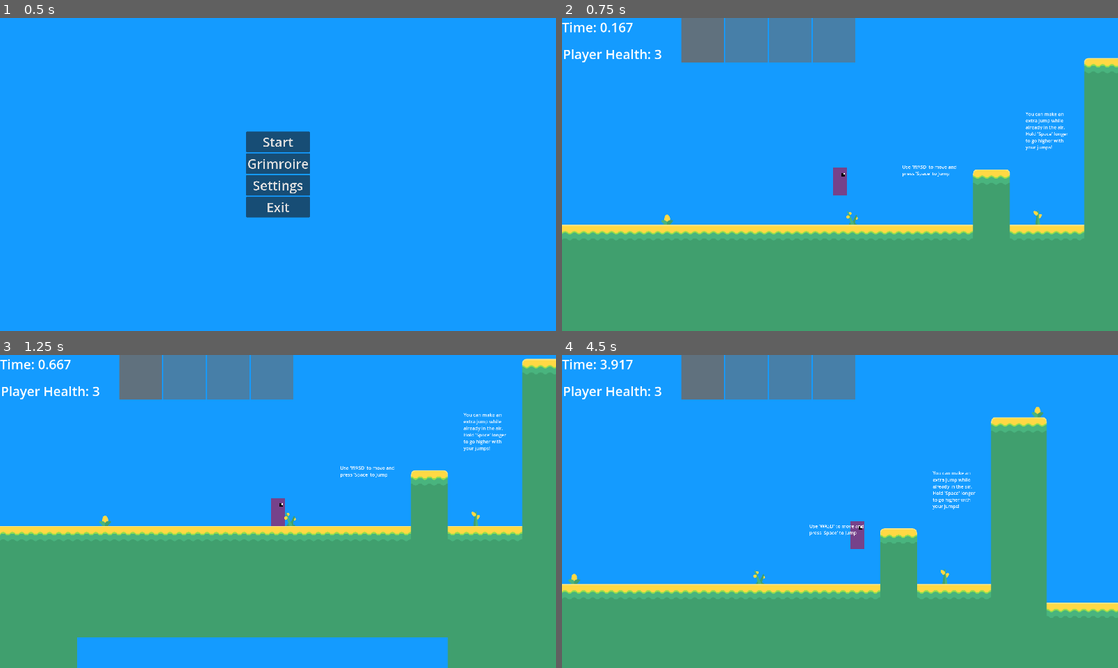
Above: before the commit, frames 1-4 (two rows, left to right).
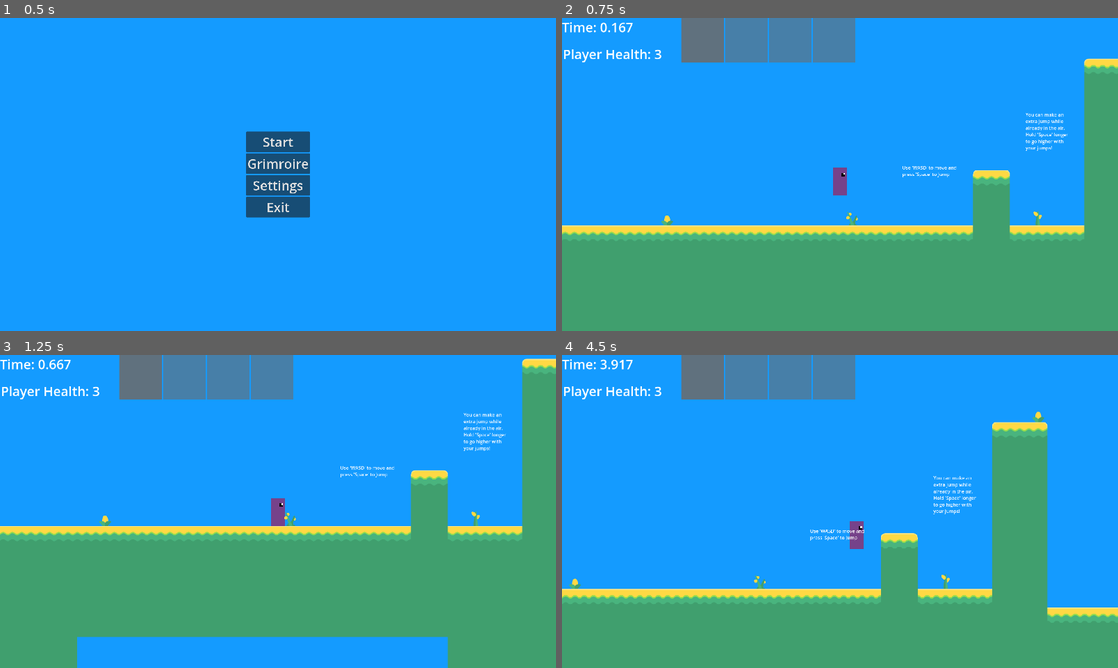
Above: after the commit, the same moments.

Repository: AidanCooper2003/AshenSkies
Game: Godot game, scene res://scenes/levels/main_menu.tscn
Same seed, same stepped clock (60 frames per second), same inputs: the game is played once before the commit and once after it.
Inputs (mouse positions are in pixels of both pictures, inside the frame that each line leads up to):
- Up to frame 1 (0.5 s): no input
- Up to frame 2 (0.75 s): click "Start" at 0.5 s
- Up to frame 3 (1.25 s): no input
- Up to frame 4 (4.5 s): tap Space (Jump) at 1.25, 1.52, 2, 2.27, 2.75, 3.5, 3.77, 4.25 s; move the mouse to (962, 495) at 1.27 s; press the mouse at (962, 495) at 1.28 s; hold D (Move Right) 1.28-2.78 s; move the mouse to (728, 527) at 2.02 s; release the mouse at (728, 527) at 2.03 s; right-click (728, 527) at 2.1 s; move the mouse to (895, 442) at 2.77 s; hold A (Move Left) 2.78-3.53 s; tap Mouse wheel down (SwapWeaponDown) at 2.85 s; move the mouse to (812, 574) at 3.52 s; hold D (Move Right) from 3.53 s (still down); tap Mouse wheel up (SwapWeaponUp) at 3.6 s; move the mouse to (1006, 558) at 4.27 s; hold E (Tertiary Fire) from 4.28 s (still down)

Frame 1 is identical in both runs. In frame 2, 1.7% of the frame differs, in the area x 0-100%, y 12-70%; in frame 3, 0.4%; in frame 4, 5.2%, in the area x 0-100%, y 16-84%.

Commit message:
Fixed resource odds

Diff:
--- a/project.godot
+++ b/project.godot
@@ -153,11 +153,6 @@
 2d_physics/layer_5="Ground"
 2d_physics/layer_6="Interactable"
 
-[physics]
-
-common/physics_ticks_per_second=240
-common/max_physics_steps_per_frame=32
-
 [rendering]
 
 textures/canvas_textures/default_texture_filter=0
--- a/scenes/levels/game.tscn
+++ b/scenes/levels/game.tscn
@@ -165,6 +165,7 @@
 
 Left click on the \"Projectile Essence\" on the left side of your inventory to add them to the crafting window. Then, press \"F\" to finish crafting!
 
+Note: Press \"R\" to return ingredients from crafting.
 "
 
 [node name="RichTextLabel4" type="RichTextLabel" parent="World/Tutorial Texts"]
@@ -176,10 +177,12 @@
 
 [node name="RichTextLabel5" type="RichTextLabel" parent="World/Tutorial Texts"]
 offset_left = -758.0
-offset_top = 1160.0
+offset_top = 1072.0
 offset_right = -432.0
 offset_bottom = 1213.0
-text = "Combining different ingredients gives different odds to get different weapons!"
+text = "Combining different ingredients gives different odds to get different weapons!
+
+Some weapons gives buffs instead of shooting projectiles."
 
 [node name="RichTextLabel6" type="RichTextLabel" parent="World/Tutorial Texts"]
 offset_left = 1751.0
--- a/scripts/entities/player/player.gd
+++ b/scripts/entities/player/player.gd
@@ -150,6 +150,7 @@
 func _reset_weapon_inventory_ui() -> void:
 	for i in range(_weapon_inventory_manager.weapon_inventory_size):
 		var weapon_name = _weapon_inventory_manager.get_weapon_name(i)
+		print(weapon_name)
 		EventBus.weapon_in_slot_changed.emit(i, weapon_name)
 		if weapon_name != "":
 			EventBus.durability_changed.emit(i, _weapon_inventory_manager.get_weapon_durability_percentage(i))
--- a/scripts/menu/menu_manager.gd
+++ b/scripts/menu/menu_manager.gd
@@ -54,7 +54,7 @@
 	if SaveManager.has_save_data("music_volume"):
 		$Settings/VBoxContainer/PanelContainer/Panel/VolumeSlider.value = SaveManager.retrieve_save_data("music_volume")
 	else:
-		$Settings/VBoxContainer/PanelContainer/Panel/VolumeSlider.value = 50
+		$Settings/VBoxContainer/PanelContainer/Panel/VolumeSlider.value = 10
 
 func _reset_grimoire() -> void:
 	for child in $Grimoire/VBoxContainer/TabContainer/Weapons.get_children():
--- a/scripts/utility/level_manager.gd
+++ b/scripts/utility/level_manager.gd
@@ -49,6 +49,5 @@
 	_resource_category_odds["single_element"] = .30
 	_resource_category_odds["single_mechanic"] = .20
 	_resource_category_odds["double_element"] = .15
-	_resource_category_odds["double_mixed"] = .0925
 	_resource_category_odds["double_mixed"] = .095
-	_resource_category_odds["unique"] = .0025
+	_resource_category_odds["unique"] = .005
Not shown, changed: export_presets.cfg
